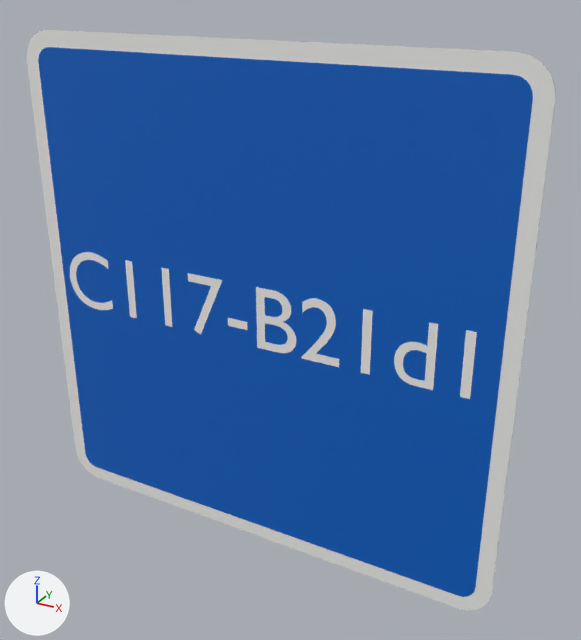
One commit to the glTF model panneaux/04_C_indication/C117-B21d1.glb: the scene before it, then after it.
Camera for both pictures: a camera (50 mm lens) standing at (0.475, -0.77, 0.395) and looking at (0.04, 0.021, 0.0). Every picture has the same lights, and +X, +Y and +Z are marked at lower left. The first picture is the older version. Where no turn or scale is listed for an object, it has been applied to the vertices. Vertices at exactly the same position are counted once.

Objects in the first picture: 'C117-B21d1_cadre00', 'C117-B21d1_fond01', 'C117-B21d1_txt02' and 1 more.
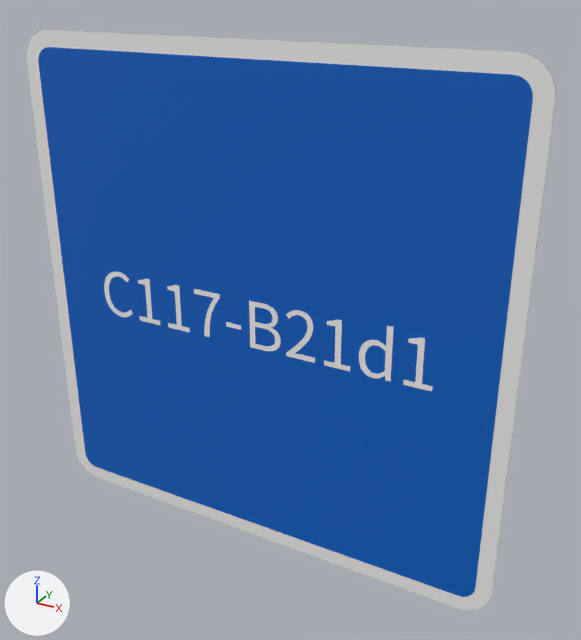
Changed parts and their boxes (x1, y1, x2, y2) in the pictures (581 x 640 px; the box of a moved part takes in the faces that stretch with it):
'C117-B21d1_txt02', reshaped (19% narrower, 18% shorter): before (70, 252, 477, 399); after (104, 272, 433, 392)
part 1 of me_t_505, added: after (226, 322, 241, 330)
part 2 of me_t_505, rebuilt (31% narrower, 19% shorter): before (394, 322, 438, 390); after (403, 337, 433, 392)
part 3 of me_t_505, rebuilt (23% narrower, 21% shorter): before (188, 273, 222, 334); after (194, 289, 220, 337)
part 4 of me_t_505, rebuilt (177% wider, 15% shorter): before (361, 309, 373, 375); after (359, 326, 394, 382)
part 5 of me_t_505, added: after (104, 272, 133, 317)
part 6 of me_t_505, added: after (167, 285, 190, 333)
part 7 of me_t_505, added: after (138, 279, 160, 325)
part 8 of me_t_505, deleted: before (460, 330, 477, 399)
part 9 of me_t_505, deleted: before (228, 318, 248, 330)
part 10 of me_t_505, moved or reshaped: before (256, 287, 339, 367); after (249, 301, 350, 372)
part 11 of me_t_505, deleted: before (70, 252, 173, 327)

The change, as a list of edits to the scene's bpy script:
```text
Change me_t_505:
    used by ob_c117_b21d1_txt02; location = (0.0, -0.002, 0.0)
    remove me_t_505.from_pydata(...)  # 794 vertices, 1560 faces; spans x -0.294..0.276, y 0.0, z -0.036..0.046
    add me_t_505.from_pydata(...)  # 1036 vertices, 2044 faces; spans x -0.233..0.233, y 0.0, z -0.038..0.031
    me_t_505 part 1: a new loose piece, a box spanning x -0.03811..-0.01629, y -0.0002..0.0002, z -0.01629..-0.01032, in mat_blanc_retro (white #f3f3f1)
    me_t_505 part 2: the loose piece of 156 vertices spanning x 0.186..0.234, y 0.0, z -0.035..0.045 is rebuilt with 44 vertices and now spans x 0.199..0.233, y 0.0, z -0.037..0.025
    me_t_505 part 3: the loose piece of 12 vertices spanning x -0.093..-0.042, y 0.0, z -0.036..0.045 is rebuilt with 58 vertices and now spans x -0.085..-0.046, y 0.0, z -0.037..0.025
    me_t_505 part 4: the loose piece of 8 vertices spanning x 0.146..0.157, y 0.0, z -0.035..0.045 is rebuilt with 208 vertices and now spans x 0.143..0.183, y 0.0, z -0.038..0.031
    me_t_505 part 5: a new loose piece of 196 vertices spanning x -0.233..-0.187, y 0.0, z -0.038..0.026, in mat_blanc_retro (white #f3f3f1)
    me_t_505 part 6: a new loose piece of 44 vertices spanning x -0.129..-0.095, y 0.0, z -0.037..0.025, in mat_blanc_retro (white #f3f3f1)
    me_t_505 part 7: a new loose piece of 44 vertices spanning x -0.177..-0.142, y 0.0, z -0.037..0.025, in mat_blanc_retro (white #f3f3f1)
    me_t_505 part 8: the loose piece of 8 vertices spanning x 0.264..0.276, y 0.0, z -0.035..0.045 is deleted
    me_t_505 part 9: the loose piece of 8 vertices spanning x -0.036..-0.007, y 0.0, z -0.015..-0.004 is deleted
    me_t_505 part 10: 4 vertices moved within x 0.047..0.06, y 0.0, z -0.033..-0.021; 378 vertices removed from x 0.006..0.118, y 0.0, z -0.035..0.046; 422 vertices added at x -0.004..0.133, y 0.0, z -0.037..0.026
    me_t_505 part 11: 212 vertices removed from x -0.294..-0.122, y 0.0, z -0.036..0.046
```
